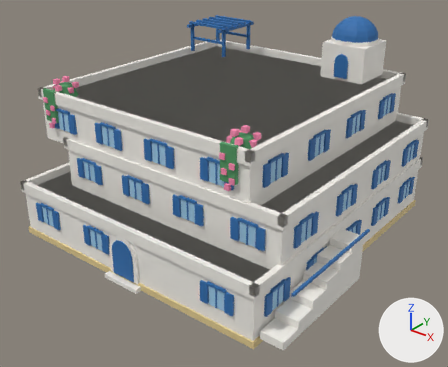
Two versions of the Blender file assets/managed-models/buildings/house-2x2-3f-aegean-a/house-2x2-3f-aegean-a.blend, one commit apart.
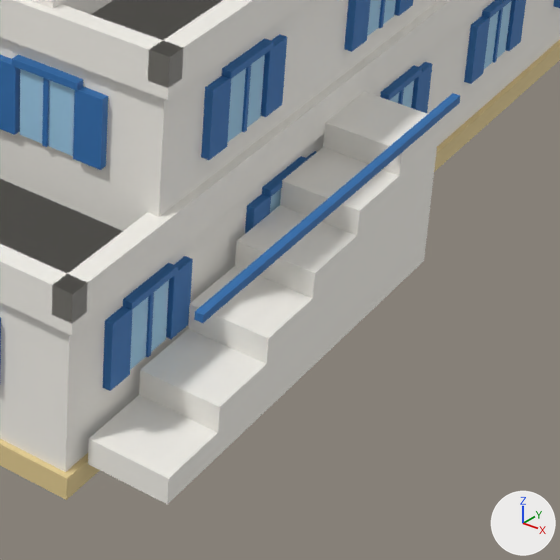
Each version appears first whole from a 50 mm lens placed at (2.23, -2.94, 2.08), pointed at (0.02, -0.16, 0.36), and next in a close-up on the part from 52% to 89% of the width and 55% to 100% of the height. The axes (+X, +Y, +Z) are drawn at lower right. The lights are the same throughout. The older version's two pictures come first.

In view in the first close-up: 'house-2x2-3f-aegean-a'.
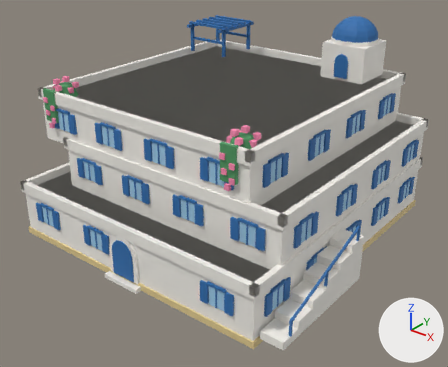
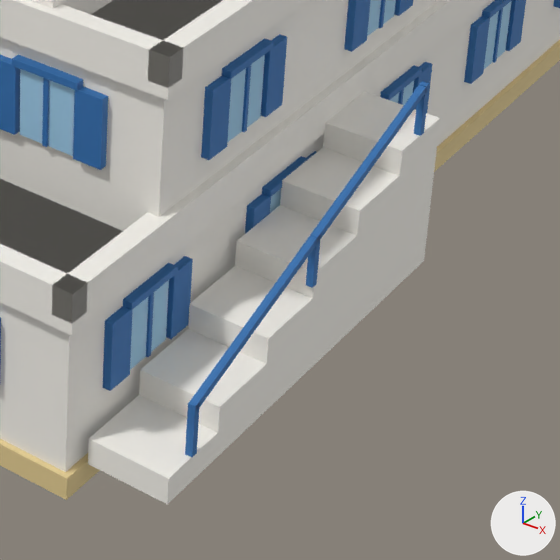
Pixel boxes (x1, y1, x2, y2) of what changed, in the close-ups (560 x 560 px; the box of a moved part takes in the faces that stretch with it):
part 1 of me_house_2x2_3f_aegean_a, added (blue)
    after: (185, 402, 200, 457)
part 2 of me_house_2x2_3f_aegean_a, added (blue)
    after: (306, 234, 321, 288)
part 3 of me_house_2x2_3f_aegean_a, added (blue)
    after: (414, 81, 429, 136)
part 4 of me_house_2x2_3f_aegean_a, moved or reshaped
    before: (194, 93, 460, 323)
    after: (190, 85, 426, 408)

Diff of the bpy script that builds the scene:
```diff
--- a/assets/managed-models/buildings/house-2x2-3f-aegean-a/house-2x2-3f-aegean-a.blend.py
+++ b/assets/managed-models/buildings/house-2x2-3f-aegean-a/house-2x2-3f-aegean-a.blend.py
@@ me_house_2x2_3f_aegean_a @@
 # used by ob_house_2x2_3f_aegean_a; location = (0.0, 0.0, 0.0)
 # verts and faces of me_house_2x2_3f_aegean_a; kept vertices keep their numbers, new ones are numbered from 2680
 # before: 2204 (0.97, -0.85, 0.32) at pixel (194, 319), 2205 (0.99, -0.85, 0.32) at pixel (202, 323), 2206 (0.99, -0.07, 0.32) at pixel (459, 102), 2207 (0.97, -0.07, 0.32), 2208 (0.97, -0.85, 0.33) at pixel (194, 311)
 # before: 2209 (0.99, -0.85, 0.33) at pixel (203, 315), 2210 (0.99, -0.07, 0.33) at pixel (460, 95), 2211 (0.97, -0.07, 0.33) at pixel (452, 92)
-me_house_2x2_3f_aegean_a.from_pydata(...)  # 2680 vertices, 2023 faces; spans x -1.0..0.99, y -1.0..1.0, z 0.0..1.31
+me_house_2x2_3f_aegean_a.from_pydata(...)  # 2704 vertices, 2041 faces; spans x -1.0..0.99, y -1.0..1.0, z 0.0..1.31
+# me_house_2x2_3f_aegean_a part 1: a new loose piece, a box spanning x 0.974..0.986, y -0.856..-0.844, z 0.087..0.179, in mat_m_house_2x2_3f_aegean_a
+# me_house_2x2_3f_aegean_a part 2: a new loose piece, a box spanning x 0.974..0.986, y -0.531..-0.519, z 0.203..0.295, in mat_m_house_2x2_3f_aegean_a
+# me_house_2x2_3f_aegean_a part 3: a new loose piece, a box spanning x 0.974..0.986, y -0.206..-0.194, z 0.32..0.412, in mat_m_house_2x2_3f_aegean_a
+# me_house_2x2_3f_aegean_a part 4
+for i in [2204, 2205, 2208, 2209]: verts[i] += (0.0, 0.0, -0.15)
+for i in [2206, 2207, 2210, 2211]: verts[i] += (0.0, -0.13, 0.08)
 me_house_2x2_3f_aegean_a.materials.append(mat_m_house_2x2_3f_aegean_a)
```
